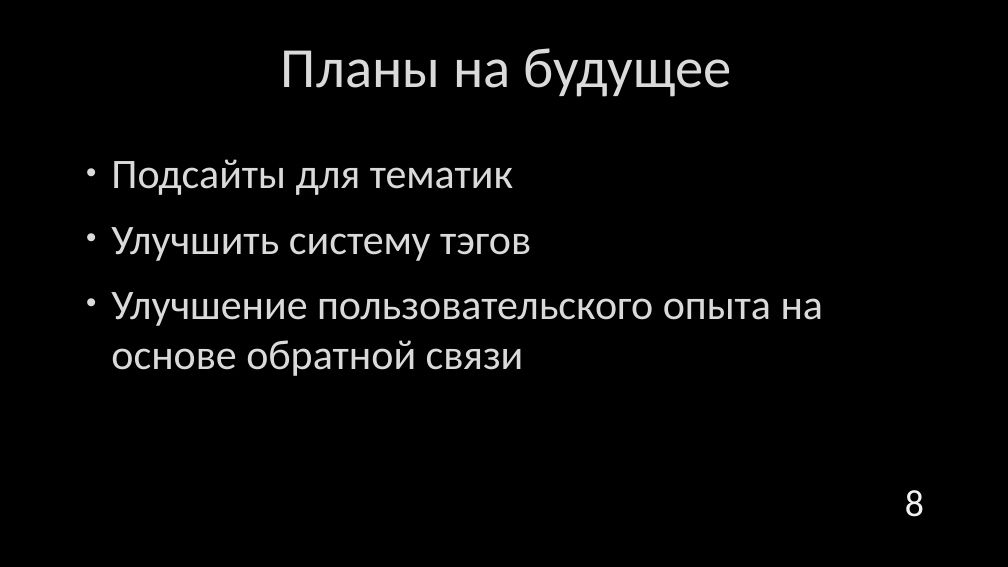
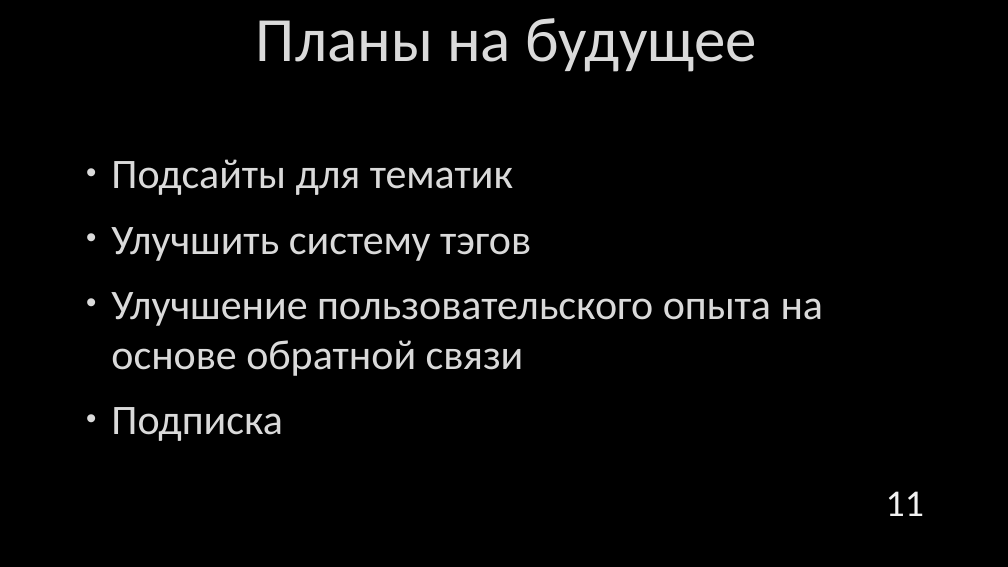
Before and after one commit to drklbri/CardTrader, a slide deck: slide 11 of Documents/Презентация.pptx (slide 8 before the commit). Drawn at 1008x567 pixels with LibreOffice and Linux fonts; fonts in the diff are those of the drawing; background and template pictures are left out. Boxes give left, top, right and bottom in pixels: in the first picture for what was removed or moved away, otherwise in the second. Text is boxed around its words. In the diff, an @@ line names an element or a change of style, - is before the commit and + after.

```diff
--- a/Documents/Презентация.pptx
+++ b/Documents/Презентация.pptx
@@ title "Планы на будущее": place and size @@
-title "Планы на будущее" at (281,48,731,97)
+title "Планы на будущее" at (256,18,757,72)
@@ title "Планы на будущее" at (256,18,757,72): size 54 to 60 pt @@
@@ text at (111,407,283,441): paragraph added @@
+• Подписка
@@ page number at (886,491,924,516): text changed @@
-8
+11
```
Also in this commit, not shown: 5 other slides changed, 4 slides added, 1 slide removed, 3 other files.
